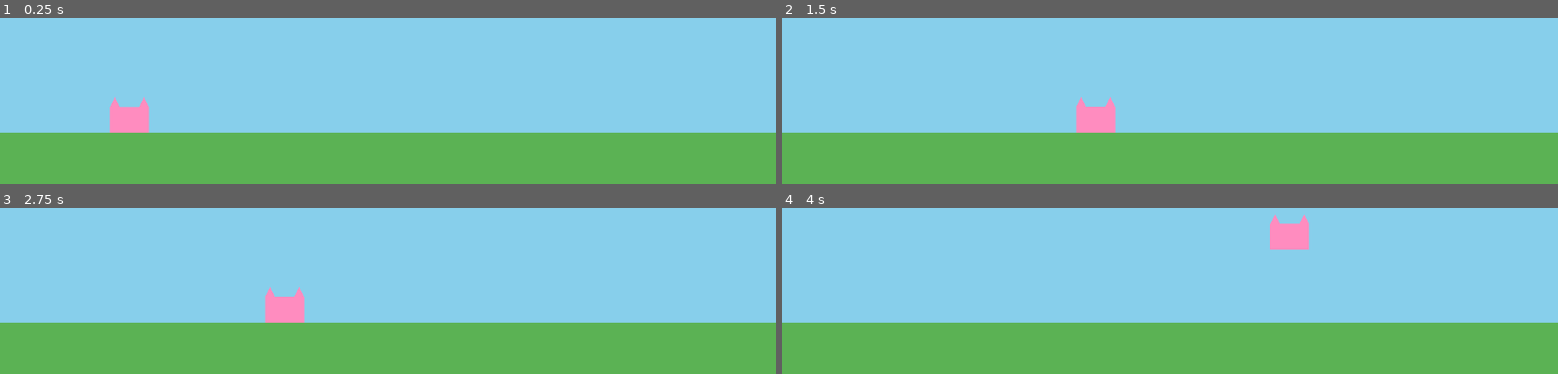
Above: before the commit, frames 1-4 (two rows, left to right).
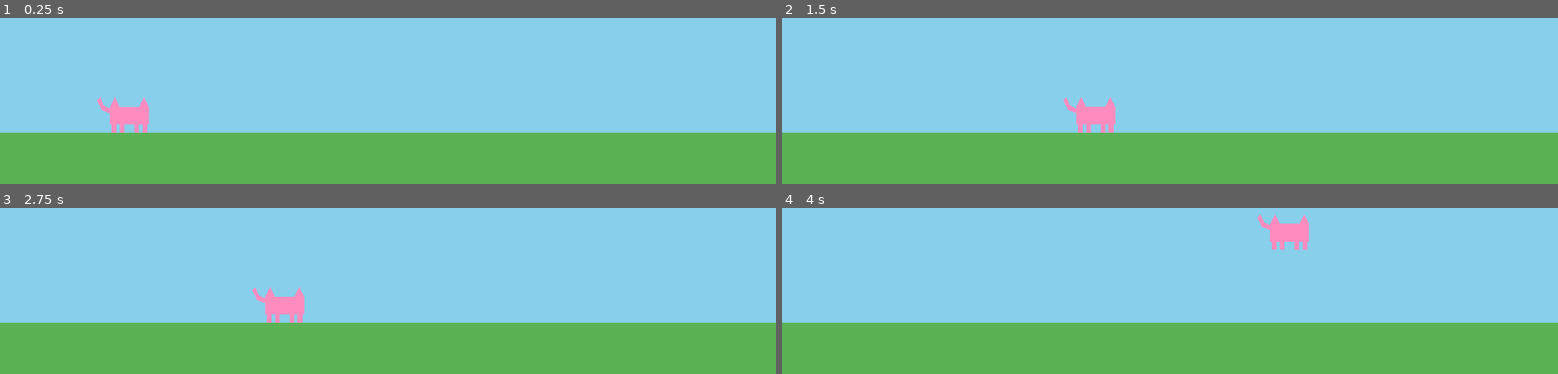
Above: after the commit, the same moments.

Repository: RangelReale/kid-catgame-ai
Game: Godot game, scene res://scenes/main.tscn
Same seed, same stepped clock (60 frames per second), same inputs: the game is played once before the commit and once after it.
Inputs:
- Up to frame 1 (0.25 s): no input
- Up to frame 2 (1.5 s): tap Enter at 0.5 s; hold Right (move_right) from 0.53 s (still down); tap Space (jump) at 0.77 s
- Up to frame 3 (2.75 s): tap Space (jump) at 1.52 s; release Right (move_right) at 2.03 s; hold Left (move_left) from 2.03 s (still down)
- Up to frame 4 (4 s): release Left (move_left) at 2.78 s; hold Right (move_right) from 2.78 s (still down); tap Space (jump) at 3.02, 3.77 s

The runs differ from the first frame. In frame 1, 0.2% of the frame differs, in the area x 12-20%, y 47-70%; in frame 2, 0.2%, in the area x 36-43%, y 47-70%; in frame 3, 0.2%; in frame 4, 0.2%.

Commit message:
Dá patas e rabo ao gato
Co-Authored-By: Claude Opus 5.5 <noreply@anthropic.com>
Claude-Session: https://claude.ai/code/session_01FAz4MPdngpHdNutrNcTfLN

Diff:
--- a/scenes/player/player.tscn
+++ b/scenes/player/player.tscn
@@ -12,7 +12,27 @@
 
 [node name="Body" type="Polygon2D" parent="Visual"]
 color = Color(1, 0.55, 0.75, 1)
-polygon = PackedVector2Array(-12, -16, 12, -16, 12, 0, -12, 0)
+polygon = PackedVector2Array(-12, -16, 12, -16, 12, -5, -12, -5)
+
+[node name="LegBackLeft" type="Polygon2D" parent="Visual"]
+color = Color(1, 0.55, 0.75, 1)
+polygon = PackedVector2Array(-11, -5, -8, -5, -8, 0, -11, 0)
+
+[node name="LegBackRight" type="Polygon2D" parent="Visual"]
+color = Color(1, 0.55, 0.75, 1)
+polygon = PackedVector2Array(-6, -5, -3, -5, -3, 0, -6, 0)
+
+[node name="LegFrontLeft" type="Polygon2D" parent="Visual"]
+color = Color(1, 0.55, 0.75, 1)
+polygon = PackedVector2Array(3, -5, 6, -5, 6, 0, 3, 0)
+
+[node name="LegFrontRight" type="Polygon2D" parent="Visual"]
+color = Color(1, 0.55, 0.75, 1)
+polygon = PackedVector2Array(8, -5, 11, -5, 11, 0, 8, 0)
+
+[node name="Tail" type="Polygon2D" parent="Visual"]
+color = Color(1, 0.55, 0.75, 1)
+polygon = PackedVector2Array(-12, -12, -17, -14, -20, -20, -18, -22, -16, -17, -12, -15)
 
 [node name="EarLeft" type="Polygon2D" parent="Visual"]
 color = Color(1, 0.55, 0.75, 1)
Not shown, changed: CLAUDE.md
